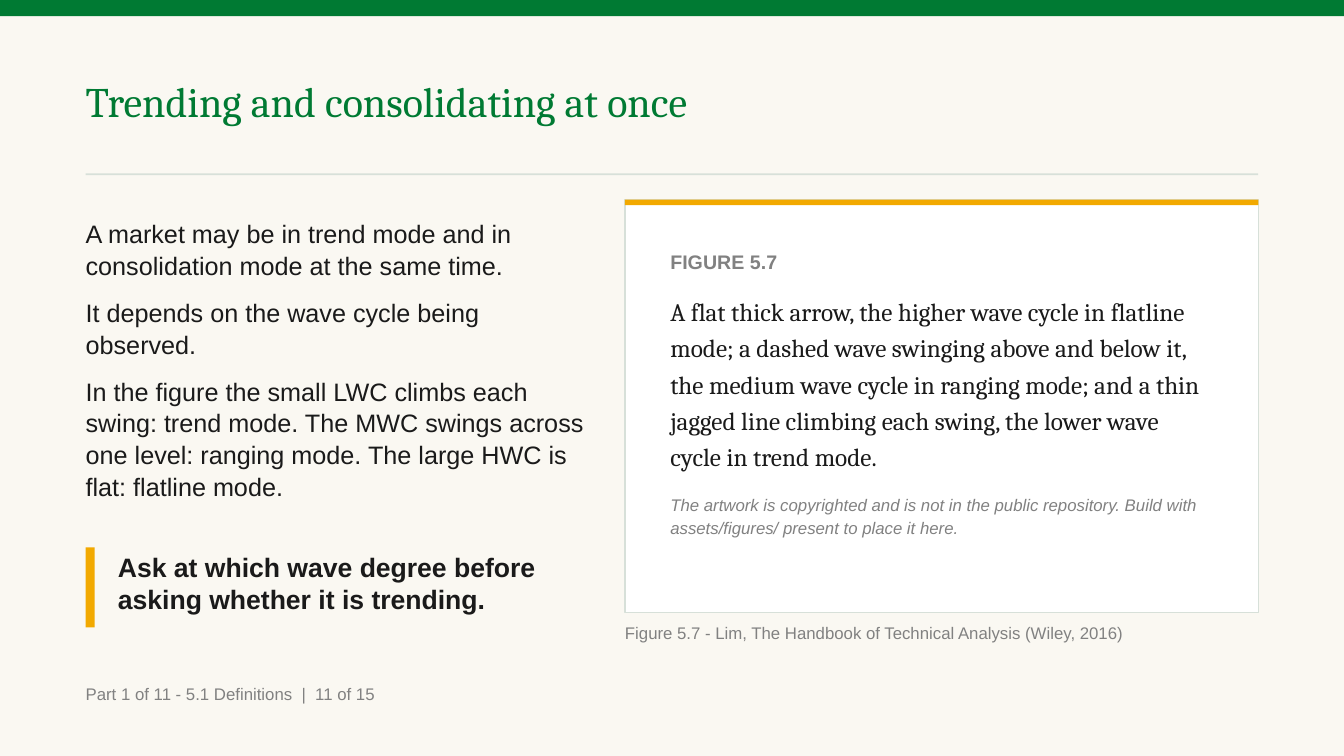
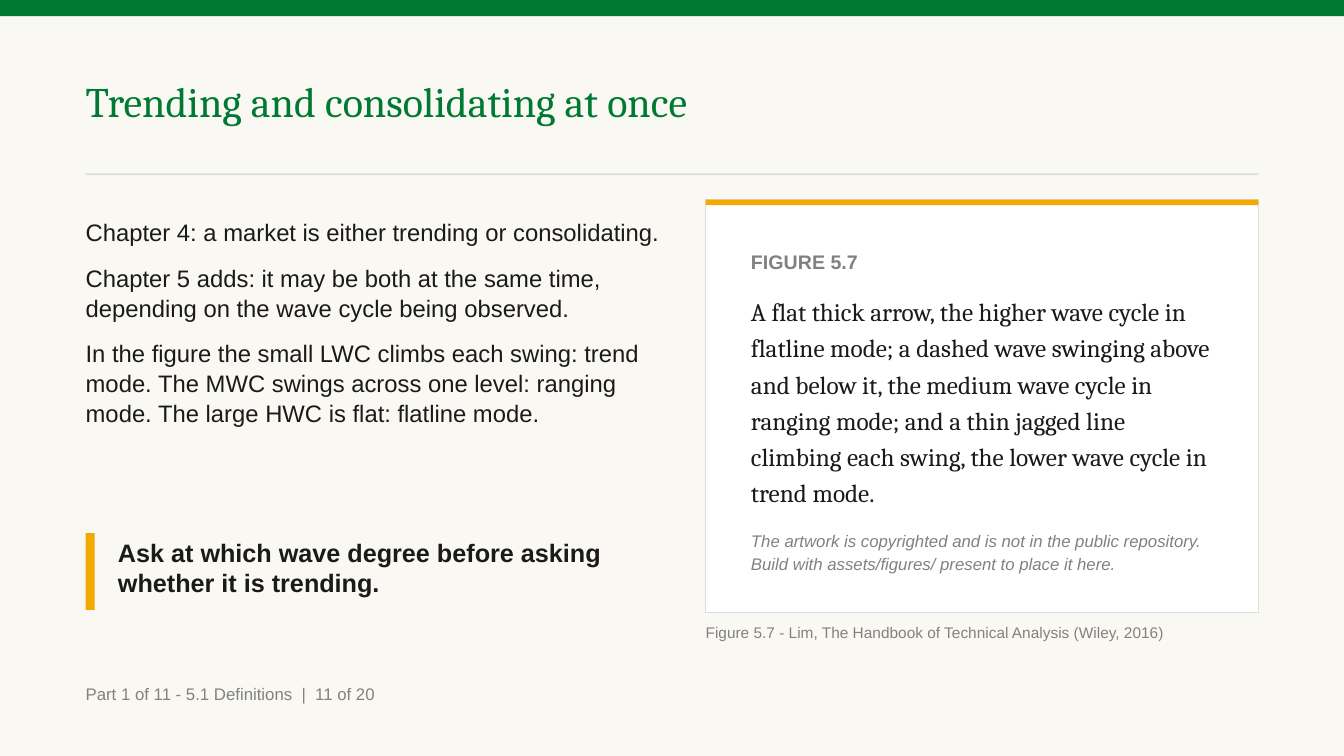
Before and after one commit to benjiesotelo-sudo/Telos_FIN1209, a slide deck: slide 16 of chapter-05/FIN1209-Chapter-05.pptx. Drawn at 1344x756 pixels with LibreOffice and Linux fonts; fonts in the diff are those of the drawing. Boxes give left, top, right and bottom in pixels: in the first picture for what was removed or moved away, otherwise in the second. Text is boxed around its words. In the diff, an @@ line names an element or a change of style, - is before the commit and + after.

Commit message:
Recall breakout by chapter before Chapter 5 widens it
The instructor read the breakout slide in 5.1 as contradicting Chapters 2
and 4, which had used the word only of price leaving a range. No chapter and
not the book ever defines it. Four slides now stand where one did: the
recall, by chapter, on Chapter 4's own PHP 40 to PHP 44 range; what Chapter
5 adds, a breakout through any level; the book's Figure 5.8; and the three
levels on price bars, with the stretch under the top read as a consolidation
at a higher degree. The slide says that join is ours.

Every term Chapters 1 to 4 mark, and every word they taught by use, was then
checked against this deck. Each recall names its chapter on the slide and no
longer only in the cue, because the deck is studied from a PDF with no cues.
Convergence, penetration, the consolidation phase and the filters say how
this chapter's use differs. chapter-05/README.md has the table and
TEMPLATE.md the rule.

Figures 5.7 and 5.9 get a companion chart on price bars, and the bar
stochastic gets a measured bar so Figure 5.18 can sit beside the
characteristic it draws. Six charts, AD to AI, on existing chartkit forms,
so no earlier chapter is rebuilt. The deck is 147 slides and 260 minutes at
the calibrated rate, and no pair slide is set below 17 point.

```diff
--- a/chapter-05/FIN1209-Chapter-05.pptx
+++ b/chapter-05/FIN1209-Chapter-05.pptx
@@ rectangle: place and size @@
-rectangle at [625, 200, 1258, 613]
+rectangle at [706, 200, 1258, 613]
@@ rectangle: place and size @@
-rectangle at [625, 200, 1258, 206]
+rectangle at [706, 200, 1258, 206]
@@ text at [86, 223, 659, 322]: text changed; size 18 to 17 pt @@
-A market may be in trend mode and in consolidation mode at the same time.
-It depends on the wave cycle being observed.
+Chapter 4: a market is either trending or consolidating.
+Chapter 5 adds: it may be both at the same time, depending on the wave cycle being observed.
@@ text "FIGURE 5.7" rewrapped from [670, 255, 1199, 538] to [751, 255, 1209, 574] @@
@@ text at [86, 344, 638, 427]: size 18 to 17 pt in "In the figure the small LWC climbs ..." @@
@@ rectangle: place and size @@
-rectangle at [86, 547, 95, 627]
+rectangle at [86, 533, 95, 610]
@@ text "Ask at which wave degree ...": place and size @@
-text "Ask at which wave degree ..." at [118, 557, 535, 615]
+text "Ask at which wave degree ..." at [118, 543, 601, 598]
@@ text "Ask at which wave degree ..." at [118, 543, 601, 598]: size 19 to 18 pt @@
@@ text "Figure 5.7 - Lim, The ...": place and size @@
-text "Figure 5.7 - Lim, The ..." at [625, 627, 1123, 643]
+text "Figure 5.7 - Lim, The ..." at [706, 627, 1163, 641]
@@ text "Figure 5.7 - Lim, The ..." at [706, 627, 1163, 641]: size 12 to 11 pt @@
@@ text at [86, 688, 375, 700]: text changed @@
-Part 1 of 11 - 5.1 Definitions | 11 of 15
+Part 1 of 11 - 5.1 Definitions | 11 of 20
```
Also in this commit, not shown: 54 other slides changed, 6 slides added, 6 other files.
